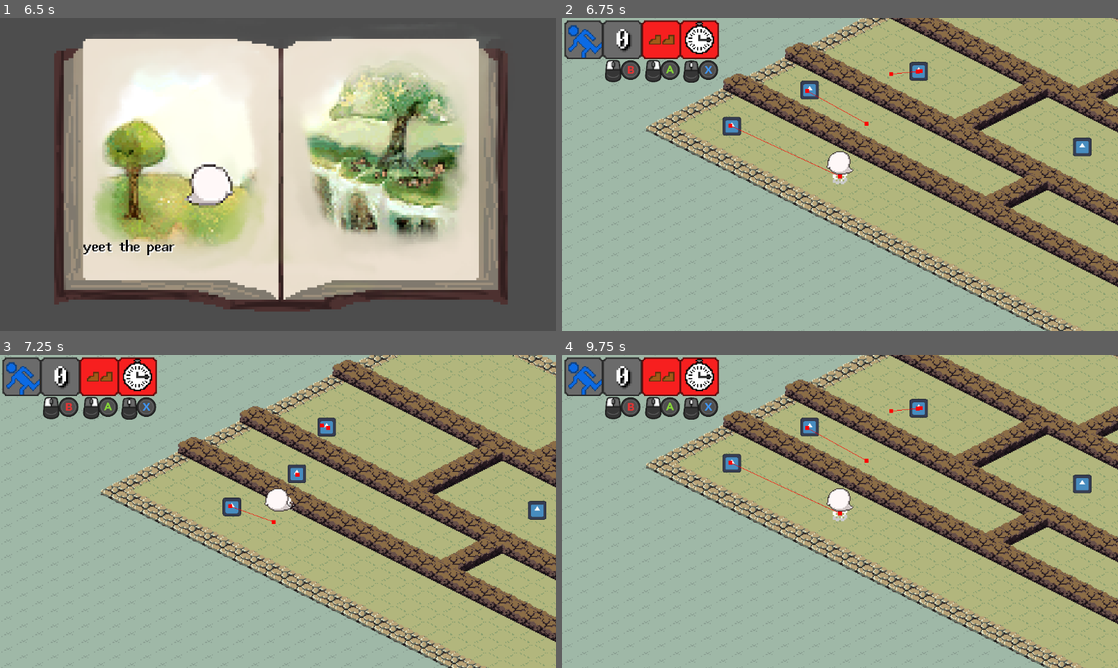
Above: before the commit, frames 1-4 (two rows, left to right).
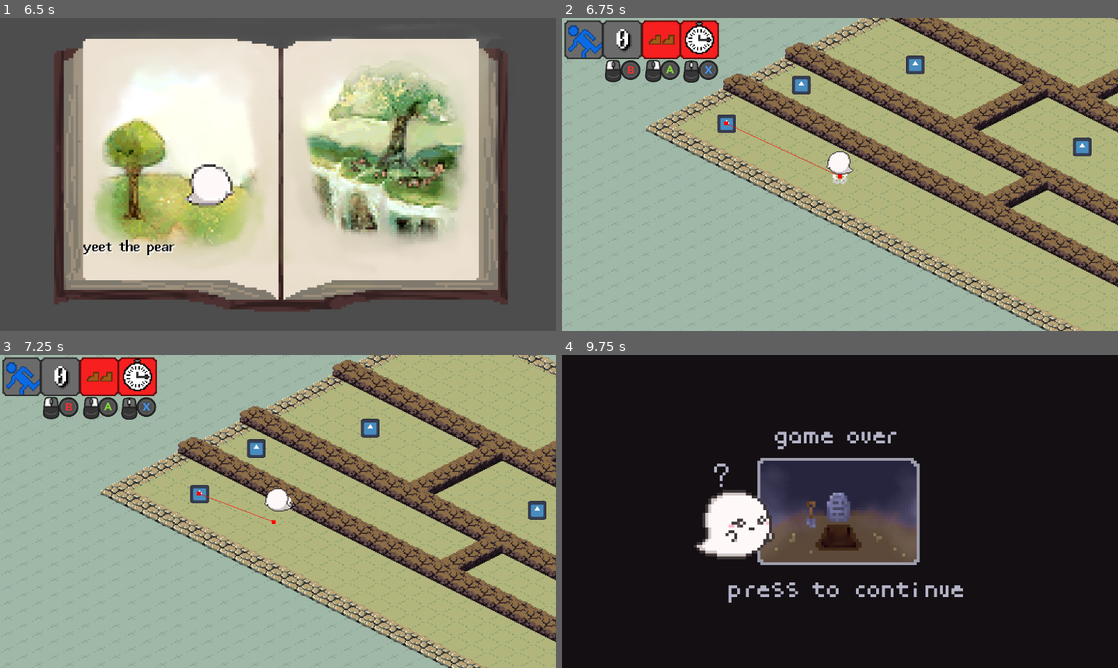
Above: after the commit, the same moments.

Repository: WatDuhHekBro/SGDA-Jam-S24
Game: Godot game, scene res://maps/menu.tscn
The game is run twice, just before and just after one commit, with the same random seed, the same clock (stepped at 60 frames per second) and the same inputs. The engine's default icon, where the game draws it, is replaced by a stand-in: a white triangle on a blue panel in a dark square.
Inputs (mouse positions are in pixels of both pictures, inside the frame that each line leads up to):
- Up to frame 1 (6.5 s): move the mouse to (400, 158) at 0.52 s; hold Right (ui_right) 0.53-1.28 s; click (400, 158) at 0.6 s; tap Middle mouse button (action-timejump) at 0.77, 1.52, 3.02, 3.77, 4.52, 6.02 s; move the mouse to (166, 190) at 1.27 s; hold Down (ui_down) 1.28-2.03 s; right-click (166, 190) at 1.35 s; tap Enter at 2, 3.5 s; move the mouse to (333, 105) at 2.02 s; hold Right (ui_right) 2.03-2.78 s; click (333, 105) at 2.1 s; tap Space at 2.75 s; move the mouse to (250, 237) at 2.77 s; hold Up (ui_up) 2.78-3.53 s; right-click (250, 237) at 2.85 s; click (250, 237) at 2.92 s; move the mouse to (444, 221) at 3.52 s; hold Left (ui_left) 3.53-5.03 s; click (444, 221) at 3.6 s; move the mouse to (111, 127) at 4.27 s; right-click (111, 127) at 4.35 s; move the mouse to (305, 174) at 5.02 s; hold Down (ui_down) 5.03-5.78 s; click (305, 174) at 5.1 s; move the mouse to (194, 96) at 5.77 s; hold Right (ui_right) from 5.78 s (still down); right-click (194, 96) at 5.85 s
- Up to frame 2 (6.75 s): move the mouse to (962, 158) at 6.52 s; release Right (ui_right) at 6.53 s; hold Up (ui_up) from 6.53 s (still down); click (962, 158) at 6.6 s
- Up to frame 3 (7.25 s): keep holding Up (ui_up); tap Middle mouse button (action-timejump) at 6.77 s
- Up to frame 4 (9.75 s): move the mouse to (728, 527) at 7.27 s; release Up (ui_up) at 7.28 s; hold Right (ui_right) 7.28-8.03 s; right-click (728, 527) at 7.35 s; click (728, 527) at 7.42 s; tap Middle mouse button (action-timejump) at 7.52, 9.02 s; move the mouse to (895, 442) at 8.02 s; hold Down (ui_down) 8.03-8.78 s; click (895, 442) at 8.1 s; move the mouse to (812, 574) at 8.77 s; hold Left (ui_left) 8.78-9.53 s; right-click (812, 574) at 8.85 s; move the mouse to (1006, 558) at 9.52 s; hold Up (ui_up) from 9.53 s (still down); click (1006, 558) at 9.6 s

Frame 1 is identical in both runs. In frame 2, 0.9% of the frame differs, in the area x 27-66%, y 12-49%; in frame 3, 1.2%; in frame 4, 97%, in the area x 0-100%, y 0-100%.

Commit message:
line of sight for enemies

Diff:
--- a/objects/enemy.gd
+++ b/objects/enemy.gd
@@ -1,6 +1,6 @@
 extends CharacterBody2D
 
-@export var speed: float = 50.0
+@export var speed: float = 40.0
 @export var is_aggressive = false
 @onready var nav: NavigationAgent2D = $NavigationAgent2D
 @onready var target = $%Player
@@ -13,7 +13,7 @@
 func _physics_process(_delta):
 	if nav.is_navigation_finished():
 		_on_velocity_computed(Vector2(0, 0))
-	if is_seeking:
+	if is_seeking && is_line_of_sight():
 		target_last_seen = target.global_position
 		nav.set_target_position(target_last_seen)
 
@@ -21,21 +21,24 @@
 		var new_velocity = global_position.direction_to(nav.get_next_path_position()) * speed
 		_on_velocity_computed(new_velocity)
 
+func is_line_of_sight() -> bool:
+	var space_state = get_world_2d().direct_space_state
+	var query = PhysicsRayQueryParameters2D.create(global_position, target.global_position)
+	var result = space_state.intersect_ray(query)
+	if result:
+		return result.collider == target
+	return false
 
-	move_and_slide()
 
 func _on_velocity_computed(safe_velocity: Vector2):
 	velocity = safe_velocity
 	move_and_slide()
 
 func _on_player_entered(body):
-	print("SEEK TRUE")
 	is_seeking = true
 
 func _on_player_exited(body):
-	print("SEEK FALSE")
 	is_seeking = false
 
 func _on_kill_player_entered(body: Node2D):
-	print("KILLING PLAYER")
 	$%Player.kill()
